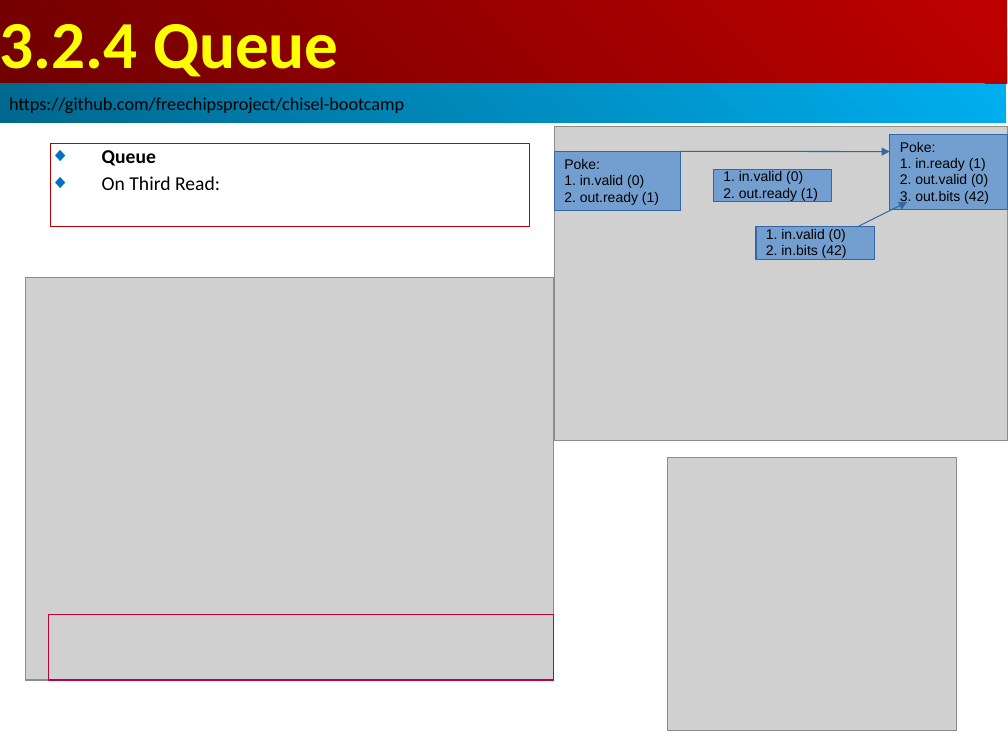
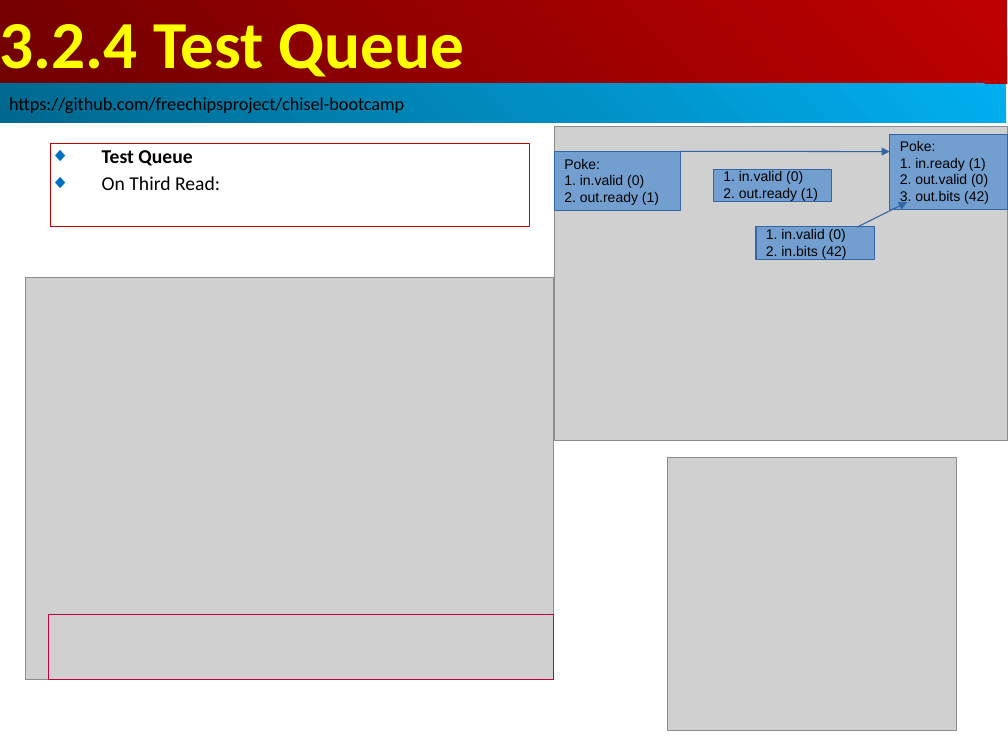
Before and after one commit to peterhchen/AIU_CS800_Chisel, a slide deck: slide 19 of 300_UCB_BC/003.2_StdLib/000_Video/003.2_StdLib.ppt. Drawn at 1008x756 pixels with LibreOffice and Linux fonts; fonts in the diff are those of the drawing; grey boxes stand for pictures. Boxes give left, top, right and bottom in pixels: in the first picture for what was removed or moved away, otherwise in the second. Text is boxed around its words. In the diff, an @@ line names an element or a change of style, - is before the commit and + after.

```diff
--- a/300_UCB_BC/003.2_StdLib/000_Video/003.2_StdLib.ppt
+++ b/300_UCB_BC/003.2_StdLib/000_Video/003.2_StdLib.ppt
@@ text in rectangle at <box>0,24,465,85</box>: text changed @@
-3.2.4 Queue
+3.2.4 Test Queue
@@ text in rectangle at <box>102,150,192,166</box>: text changed @@
-◆ Queue
+◆ Test Queue
```
Also in this commit, not shown: 9 other slides changed, 19 slides added.
